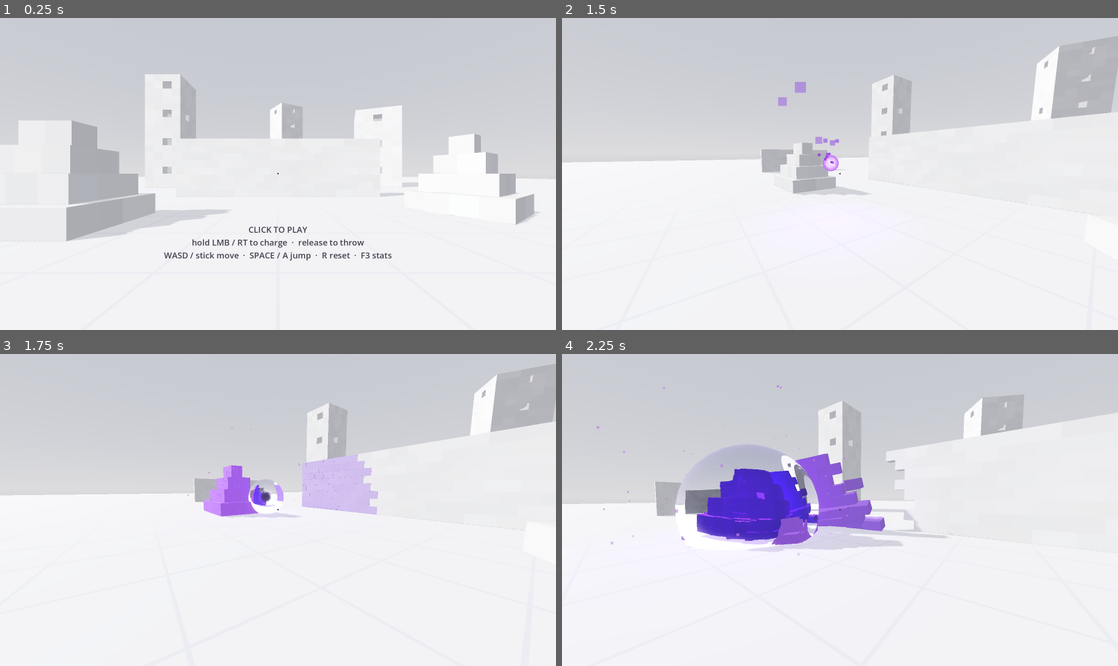
Above: before the commit, frames 1-4 (two rows, left to right).
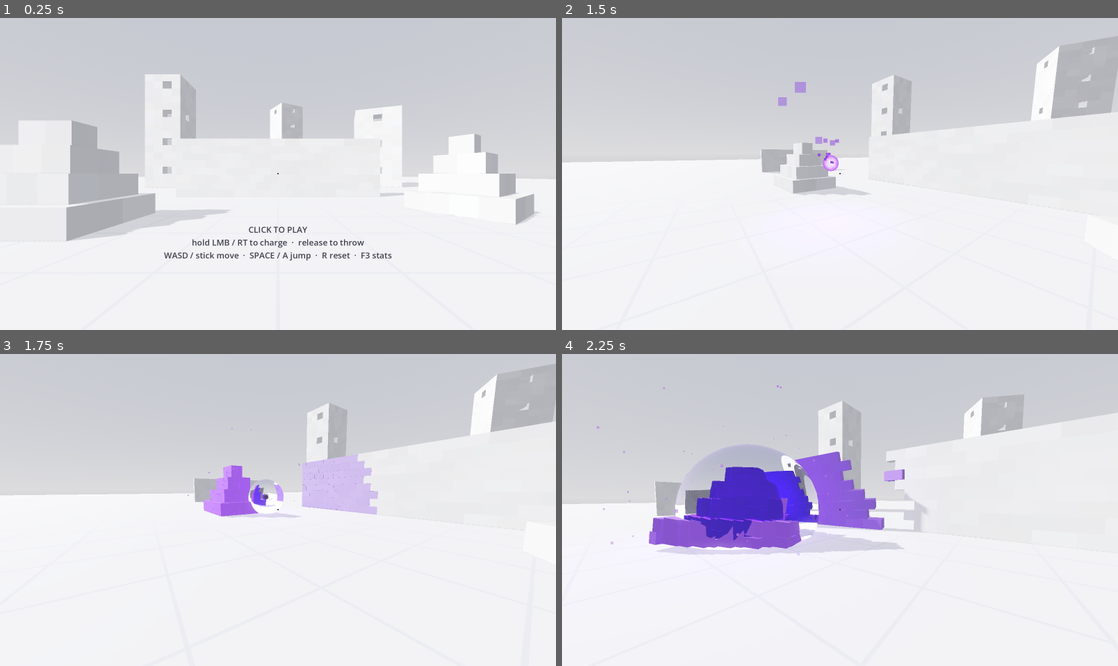
Above: after the commit, the same moments.

Repository: Ripo7/gravity
Game: Godot game, scene res://scenes/main.tscn
The game is run twice, just before and just after one commit, with the same random seed, the same clock (stepped at 60 frames per second) and the same inputs.
Inputs (mouse positions are in pixels of both pictures, inside the frame that each line leads up to):
- Up to frame 1 (0.25 s): no input
- Up to frame 2 (1.5 s): tap Enter at 0.5 s; move the mouse to (962, 158) at 0.52 s; press the mouse at (962, 158) at 0.53 s; hold D (move_right) 0.53-1.28 s; tap Space (jump) at 0.77 s; move the mouse to (812, 174) at 1.27 s; release the mouse at (812, 174) at 1.28 s; hold W (move_forward) from 1.28 s (still down); click (812, 174) at 1.35 s
- Up to frame 3 (1.75 s): keep holding W (move_forward); tap Space (jump) at 1.52 s
- Up to frame 4 (2.25 s): keep holding W (move_forward); move the mouse to (851, 503) at 2.02 s; hold Shift (sprint) from 2.03 s (still down)

Frames 1-2 are identical in both runs. In frame 3, less than 0.1% of the frame differs, in the area x 46-50%, y 43-49%; in frame 4, 4.5%, in the area x 15-70%, y 31-65%.

Commit message:
Make the gravity blast readable: no popping, slower burst, more slow-mo
- Soft debris budget: above 80% of capacity the oldest settled pieces
  shrink away over 1.2 s instead of vanishing when the pool is full
- Phones: budget 450 -> 700 and chunkier fractures (fewer pieces per break)
- Continuous collision on all debris and a 10 m thick floor so fast
  pieces can't tunnel through and disappear
- Burst 34 -> 24 m/s with more lift; slow-motion from 60% charge,
  deeper the bigger the charge
- Pull eases in, pieces swirl and tumble; smaller dark core keeps them visible
- Web pieces live 240 s; hide the start hint in scripted renders

Co-Authored-By: Claude Opus 5.5 <noreply@anthropic.com>
Claude-Session: https://claude.ai/code/session_01SsjNMGzV8hMkLQueWCEAuT

Diff:
--- a/scenes/main.tscn
+++ b/scenes/main.tscn
@@ -11,7 +11,7 @@
 [ext_resource type="Script" path="res://scripts/ui/hud.gd" id="9_hud"]
 
 [sub_resource type="BoxShape3D" id="floor_shape"]
-size = Vector3(160, 1, 160)
+size = Vector3(160, 10, 160)
 
 [sub_resource type="BoxMesh" id="floor_mesh"]
 size = Vector3(160, 1, 160)
@@ -40,6 +40,7 @@
 collision_mask = 0
 
 [node name="CollisionShape3D" type="CollisionShape3D" parent="Floor"]
+transform = Transform3D(1, 0, 0, 0, 1, 0, 0, 0, 1, 0, -4.5, 0)
 shape = SubResource("floor_shape")
 
 [node name="Mesh" type="MeshInstance3D" parent="Floor"]
--- a/scripts/core/game_world.gd
+++ b/scripts/core/game_world.gd
@@ -4,9 +4,9 @@
 
 signal detonated(at: Vector3, params: BlastParams)
 
-const SLOWMO_SCALE := 0.25
-const SLOWMO_HOLD := 0.35  ## real seconds at full slow-down
-const SLOWMO_RECOVER := 0.6  ## real seconds to ease back to 1x
+const SLOWMO_SCALE := 0.25  ## time scale for a full-charge blast
+const SLOWMO_HOLD := 0.45  ## real seconds at full slow-down
+const SLOWMO_RECOVER := 0.7  ## real seconds to ease back to 1x
 
 @export var structures: StructureSet
 @export var debris: DebrisSystem
@@ -16,6 +16,7 @@
 var blasts_total := 0
 var _slowmo_left := 0.0
 var _slowmo_total := 0.0
+var _slowmo_scale := SLOWMO_SCALE
 
 
 static func of(node: Node) -> GameWorld:
@@ -62,12 +63,15 @@
 				cam.kick_fov(4.0 + 8.0 * params.charge * near)
 		)
 	if params.slow_motion:
-		blast.burst.connect(slow_motion)
+		# Full charge: deep slow-down. Medium charge: a lighter one.
+		var depth := remap(params.charge, 0.6, 1.0, 0.5, SLOWMO_SCALE)
+		blast.burst.connect(slow_motion.bind(depth))
 	detonated.emit(at, params)
 	return blast
 
 
-func slow_motion() -> void:
+func slow_motion(scale := SLOWMO_SCALE) -> void:
+	_slowmo_scale = scale
 	_slowmo_total = SLOWMO_HOLD + SLOWMO_RECOVER
 	_slowmo_left = _slowmo_total
 
@@ -80,10 +84,10 @@
 		_slowmo_left = maxf(_slowmo_left - real, 0.0)
 		var elapsed := _slowmo_total - _slowmo_left
 		if elapsed < SLOWMO_HOLD:
-			Engine.time_scale = SLOWMO_SCALE
+			Engine.time_scale = _slowmo_scale
 		else:
 			var k := (elapsed - SLOWMO_HOLD) / SLOWMO_RECOVER
-			Engine.time_scale = lerpf(SLOWMO_SCALE, 1.0, ease(clampf(k, 0.0, 1.0), 0.5))
+			Engine.time_scale = lerpf(_slowmo_scale, 1.0, ease(clampf(k, 0.0, 1.0), 0.5))
 		if _slowmo_left <= 0.0:
 			Engine.time_scale = 1.0
 
--- a/scripts/destruction/debris_system.gd
+++ b/scripts/destruction/debris_system.gd
@@ -4,8 +4,9 @@
 ##
 ## Pieces are raw PhysicsServer3D bodies (no nodes) drawn by a single
 ## MultiMesh, so hundreds of pieces cost one draw call and no scene-tree
-## overhead. Bodies are created once and pooled; when the budget is full the
-## oldest sleeping piece is recycled.
+## overhead. Bodies are created once and pooled. Above a soft budget the
+## oldest settled pieces shrink away over a second, so the pool rarely runs
+## dry and nothing pops out of existence in front of the player.
 
 const LAYER_WORLD := 1
 const LAYER_STRUCTURES := 2
@@ -14,16 +15,21 @@
 const KILL_Y := -40.0
 const FLOATS_PER_INSTANCE := 16  # 12 transform + 4 colour
 const TINT_DECAY := 0.6  # violet glow fades per second
+const SOFT_BUDGET := 0.8  ## fraction of capacity kept before retiring pieces
+const FADE_TIME := 1.2  ## seconds a retired piece takes to shrink away
+const RETIRE_PER_FRAME := 4
 
 ## Set before the scene loads to force a pool size (benchmarks).
 static var capacity_override := 0
 
 @export var capacity_desktop := 2000
 @export var capacity_web := 900
-@export var capacity_mobile := 450
+@export var capacity_mobile := 700
+## Pieces younger than this are never retired by the soft budget.
+@export var retire_min_age := 6.0
 ## Seconds a piece may live; 0 keeps pieces until the budget recycles them.
 @export var lifetime_desktop := 0.0
-@export var lifetime_web := 120.0
+@export var lifetime_web := 240.0
 @export var density := 260.0
 @export var material: Material
 
@@ -32,6 +38,7 @@
 var active_count := 0
 var awake_count := 0
 var recycled_total := 0
+var fading_count := 0
 
 var _bodies: Array[RID] = []
 var _shapes: Array[RID] = []
@@ -44,6 +51,7 @@
 var _born := PackedFloat64Array()
 var _tint := PackedFloat32Array()
 var _shade := PackedFloat32Array()
+var _fade := PackedFloat32Array()  # seconds left while shrinking away, 0 = not
 var _free: Array[int] = []
 var _buffer := PackedFloat32Array()
 var _buffer_dirty := false
@@ -60,6 +68,8 @@
 		capacity = capacity_web if web else capacity_desktop
 		if OS.has_feature("web_android") or OS.has_feature("web_ios") or OS.has_feature("mobile"):
 			capacity = capacity_mobile
+			# Fewer, chunkier fragments per break so the budget lasts longer.
+			Fracture.quality = 0.6
 	lifetime = lifetime_web if web else lifetime_desktop
 	_space = get_world_3d().space
 	_build_pool()
@@ -83,6 +93,8 @@
 	_born.resize(capacity)
 	_tint.resize(capacity)
 	_shade.resize(capacity)
+	_fade.resize(capacity)
+	_fade.fill(0.0)
 	_buffer.resize(capacity * FLOATS_PER_INSTANCE)
 	_buffer.fill(0.0)
 	for i in capacity:
@@ -99,6 +111,9 @@
 		PhysicsServer3D.body_set_param(body, PhysicsServer3D.BODY_PARAM_BOUNCE, 0.05)
 		PhysicsServer3D.body_set_param(body, PhysicsServer3D.BODY_PARAM_LINEAR_DAMP, 0.05)
 		PhysicsServer3D.body_set_param(body, PhysicsServer3D.BODY_PARAM_ANGULAR_DAMP, 0.6)
+		# Fast pieces must not tunnel through the floor or walls and vanish.
+		# Jolt only sweeps bodies that move far in one step, so this is cheap.
+		PhysicsServer3D.body_set_enable_continuous_collision_detection(body, true)
 		_bodies.append(body)
 		_shapes.append(shape)
 		_rid_to_index[body] = i
@@ -136,7 +151,6 @@
 	PhysicsServer3D.shape_set_data(_shapes[i], size * 0.5)
 	var mass := maxf(size.x * size.y * size.z * density, 0.5)
 	PhysicsServer3D.body_set_param(body, PhysicsServer3D.BODY_PARAM_MASS, mass)
-	PhysicsServer3D.body_set_enable_continuous_collision_detection(body, size[size.min_axis_index()] < 0.25)
 	PhysicsServer3D.body_set_space(body, _space)
 	var clean := Transform3D(xform.basis.orthonormalized(), xform.origin)
 	PhysicsServer3D.body_set_state(body, PhysicsServer3D.BODY_STATE_TRANSFORM, clean)
@@ -151,6 +165,7 @@
 	_born[i] = _clock
 	_tint[i] = tint
 	_shade[i] = shade
+	_fade[i] = 0.0
 	active_count += 1
 	_write_instance(i, clean)
 	return i
@@ -162,6 +177,9 @@
 	PhysicsServer3D.body_set_space(_bodies[i], RID())
 	_active[i] = 0
 	active_count -= 1
+	if _fade[i] > 0.0:
+		fading_count -= 1
+		_fade[i] = 0.0
 	var o := i * FLOATS_PER_INSTANCE
 	for k in FLOATS_PER_INSTANCE:
 		_buffer[o + k] = 0.0
@@ -172,6 +190,17 @@
 func clear() -> void:
 	for i in capacity:
 		despawn(i)
+
+
+## Starts shrinking piece `i` away; it is freed when the shrink ends.
+func retire(i: int) -> void:
+	if is_active(i) and _fade[i] <= 0.0:
+		_fade[i] = FADE_TIME
+		fading_count += 1
+
+
+func is_fading(i: int) -> bool:
+	return _fade[i] > 0.0
 
 
 func is_active(i: int) -> bool:
@@ -249,22 +278,44 @@
 func _take_slot() -> int:
 	if not _free.is_empty():
 		return _free.pop_back()
-	# Budget full: recycle the oldest piece, preferring sleeping ones.
-	var oldest := -1
-	var oldest_sleeping := -1
+	# Pool empty: take the piece closest to finishing its shrink, else the
+	# oldest sleeping piece, else the oldest piece.
+	var victim := -1
+	var best := INF
 	for i in capacity:
 		if not _active[i]:
 			continue
-		if oldest < 0 or _born[i] < _born[oldest]:
-			oldest = i
-		if _sleeping[i] and (oldest_sleeping < 0 or _born[i] < _born[oldest_sleeping]):
-			oldest_sleeping = i
-	var victim := oldest_sleeping if oldest_sleeping >= 0 else oldest
+		var score := _born[i]
+		if _fade[i] > 0.0:
+			score = -1e9 + _fade[i]
+		elif _sleeping[i]:
+			score -= 1e6
+		if score < best:
+			best = score
+			victim = i
 	if victim < 0:
 		return -1
 	despawn(victim)
 	recycled_total += 1
 	return _free.pop_back()
+
+
+## Above the soft budget, retire a few of the oldest settled pieces per frame.
+func _enforce_budget() -> void:
+	var excess := active_count - fading_count - int(capacity * SOFT_BUDGET)
+	if excess <= 0:
+		return
+	var candidates: Array[Vector2] = []  # (score, index)
+	for i in capacity:
+		if not _active[i] or _fade[i] > 0.0 or _tint[i] > 0.0:
+			continue
+		if _clock - _born[i] < retire_min_age:
+			continue
+		var score := _born[i] - (1e6 if _sleeping[i] else 0.0)
+		candidates.append(Vector2(score, i))
+	candidates.sort()
+	for k in mini(mini(excess, RETIRE_PER_FRAME), candidates.size()):
+		retire(int(candidates[k].y))
 
 
 func _physics_process(delta: float) -> void:
@@ -280,9 +331,16 @@
 		var tinted := _tint[i] > 0.0
 		if tinted:
 			_tint[i] = maxf(_tint[i] - tint_step, 0.0)
-		if asleep and not tinted:
+		var fading := _fade[i] > 0.0
+		if fading:
+			_fade[i] -= delta
+			if _fade[i] <= 0.0:
+				_fade[i] = 0.0001  # keep the counter consistent in despawn
+				despawn(i)
+				continue
+		if asleep and not tinted and not fading:
 			if lifetime > 0.0 and _clock - _born[i] > lifetime:
-				despawn(i)
+				retire(i)
 			continue
 		awake += 0 if asleep else 1
 		var xform: Transform3D = PhysicsServer3D.body_get_state(body, PhysicsServer3D.BODY_STATE_TRANSFORM)
@@ -292,6 +350,7 @@
 		_pos[i] = xform.origin
 		_write_instance(i, xform)
 	awake_count = awake
+	_enforce_budget()
 	if _buffer_dirty:
 		_multimesh.buffer = _buffer
 		_buffer_dirty = false
@@ -299,6 +358,9 @@
 
 func _write_instance(i: int, xform: Transform3D) -> void:
 	var s := _size[i]
+	if _fade[i] > 0.0:
+		var k := clampf(_fade[i] / FADE_TIME, 0.0, 1.0)
+		s *= k * k * (3.0 - 2.0 * k)
 	var b := xform.basis
 	var o := i * FLOATS_PER_INSTANCE
 	_buffer[o + 0] = b.x.x * s.x
--- a/scripts/destruction/fracture.gd
+++ b/scripts/destruction/fracture.gd
@@ -11,6 +11,9 @@
 
 ## Pieces smaller than this along any axis are not split further.
 const MIN_EDGE := 0.14
+
+## Multiplies piece counts (lower on phones). Part of the cache key.
+static var quality := 1.0
 
 static var _cache := {}
 
@@ -47,7 +50,7 @@
 ## Suggested piece count for a block: bigger blocks break into more pieces.
 static func piece_count_for(size: Vector3) -> int:
 	var volume := size.x * size.y * size.z
-	return clampi(int(round(volume * 14.0)), 3, 14)
+	return clampi(int(round(volume * 14.0 * quality)), 3, 14)
 
 
 static func clear_cache() -> void:
--- a/scripts/fx/blast_fx.gd
+++ b/scripts/fx/blast_fx.gd
@@ -44,7 +44,8 @@
 		var k := clampf(_t / params.pull_time, 0.0, 1.0)
 		var e := ease(k, 0.4)
 		var core_r := params.core_radius * (0.35 + 0.65 * e)
-		_core.scale = Vector3.ONE * core_r
+		# Small dark core so the pieces gathering around it stay visible.
+		_core.scale = Vector3.ONE * core_r * 0.55
 		_halo.scale = Vector3.ONE * core_r * (2.4 + sin(_t * 30.0) * 0.08)
 		_light.light_energy = 1.0 + e * 3.0
 		return
--- a/scripts/power/blast_params.gd
+++ b/scripts/power/blast_params.gd
@@ -27,12 +27,12 @@
 	p.core_radius = lerpf(0.5, 1.6, k)
 	p.pull_time = lerpf(0.28, 0.85, k)
 	p.pull_accel = lerpf(40.0, 120.0, k)
-	p.burst_speed = lerpf(9.0, 34.0, k)
+	p.burst_speed = lerpf(8.0, 24.0, k)
 	p.damage = lerpf(1.2, 12.0, k2) + 1.5 * k
 	p.ball_radius = lerpf(0.1, 0.42, k)
 	p.throw_speed = lerpf(36.0, 26.0, k)
 	p.shake = lerpf(0.25, 1.0, k)
-	p.slow_motion = k >= 0.8
+	p.slow_motion = k >= 0.6
 	return p
 
 
--- a/scripts/power/gravity_blast.gd
+++ b/scripts/power/gravity_blast.gd
@@ -11,7 +11,7 @@
 
 enum Phase { PULL, BURST, DONE }
 
-const SWIRL := 0.35
+const SWIRL := 0.6
 const PLAYER_PULL := 0.25
 const PLAYER_BURST := 0.45
 const LINGER := 0.8
@@ -53,6 +53,8 @@
 	var r := params.radius
 	var hold := params.core_radius
 	pieces_affected = 0
+	# Ease the pull in so pieces visibly lift and lean before they rush in.
+	var ramp := lerpf(0.3, 1.0, smoothstep(0.0, 0.4, _t / params.pull_time))
 	for i in debris.capacity:
 		if not debris.is_active(i):
 			continue
@@ -64,7 +66,7 @@
 		var dir := to_core / d
 		var v := debris.velocity_of(i)
 		# Strong across the whole radius, gentle fade at the edge.
-		var strength := params.pull_accel * sqrt(1.0 - d / r)
+		var strength := params.pull_accel * sqrt(1.0 - d / r) * ramp
 		var swirl := dir.cross(Vector3.UP).normalized() * SWIRL
 		if d > hold:
 			v += (dir + swirl) * strength * delta
@@ -74,6 +76,9 @@
 		# Cancel gravity inside the field so things float up into the ball.
 		v.y += 18.0 * delta * (1.0 - d / r)
 		debris.set_velocity(i, v)
+		# Tumble as they fall in; helps read the motion on small pieces.
+		var tumble := Vector3(randf() - 0.5, randf() - 0.5, randf() - 0.5)
+		debris.add_spin(i, tumble * 14.0 * delta)
 		debris.set_tint(i, 0.6 + 0.4 * (1.0 - d / r))
 	_push_player(PLAYER_PULL * delta * params.pull_accel, true)
 
@@ -105,7 +110,7 @@
 			continue
 		pieces_affected += 1
 		var dir := offset / d if d > 0.01 else Vector3.UP
-		dir = (dir + Vector3.UP * 0.25).normalized()
+		dir = (dir + Vector3.UP * 0.35).normalized()
 		var f := maxf(params.falloff(d), 0.15)
 		var jitter := randf_range(0.75, 1.25)
 		debris.set_velocity(i, debris.velocity_of(i) * 0.2 + dir * params.burst_speed * f * jitter)
--- a/scripts/ui/hud.gd
+++ b/scripts/ui/hud.gd
@@ -56,6 +56,7 @@
 func _process(delta: float) -> void:
 	var captured := Input.mouse_mode == Input.MOUSE_MODE_CAPTURED
 	_hint.visible = not captured and Input.get_connected_joypads().is_empty()
+	_hint.visible = _hint.visible and not Launch.options.has("mode")
 	if touch:
 		_hint_time += delta
 		_hint.visible = _hint_time < 6.0
--- a/tests/test_world.gd
+++ b/tests/test_world.gd
@@ -160,3 +160,23 @@
 	check_near(p.rotation.y, yaw, 1e-5, "spike ignored")
 	tc.queue_free()
 	await _unload()
+
+
+func test_soft_budget_shrinks_pieces_away_gradually() -> void:
+	await _load_world()
+	var d := world.debris
+	d.retire_min_age = 0.0
+	var n := int(d.capacity * 0.95)
+	for i in n:
+		d.spawn(
+			Transform3D(Basis(), Vector3(i % 30, 0.5 + floorf(i / 900.0), 30 + floori(i / 30.0) % 30)),
+			Vector3.ONE * 0.3
+		)
+	await frames(2)
+	check(d.fading_count > 0, "retiring started")
+	check_eq(d.active_count, n, "nothing vanished instantly")
+	await frames(int(DebrisSystem.FADE_TIME * 60.0) + 90)
+	var target := int(d.capacity * DebrisSystem.SOFT_BUDGET)
+	check(d.active_count <= target + d.fading_count, "back under soft budget (%d)" % d.active_count)
+	check(d.active_count >= target - DebrisSystem.RETIRE_PER_FRAME, "did not over-retire")
+	await _unload()
